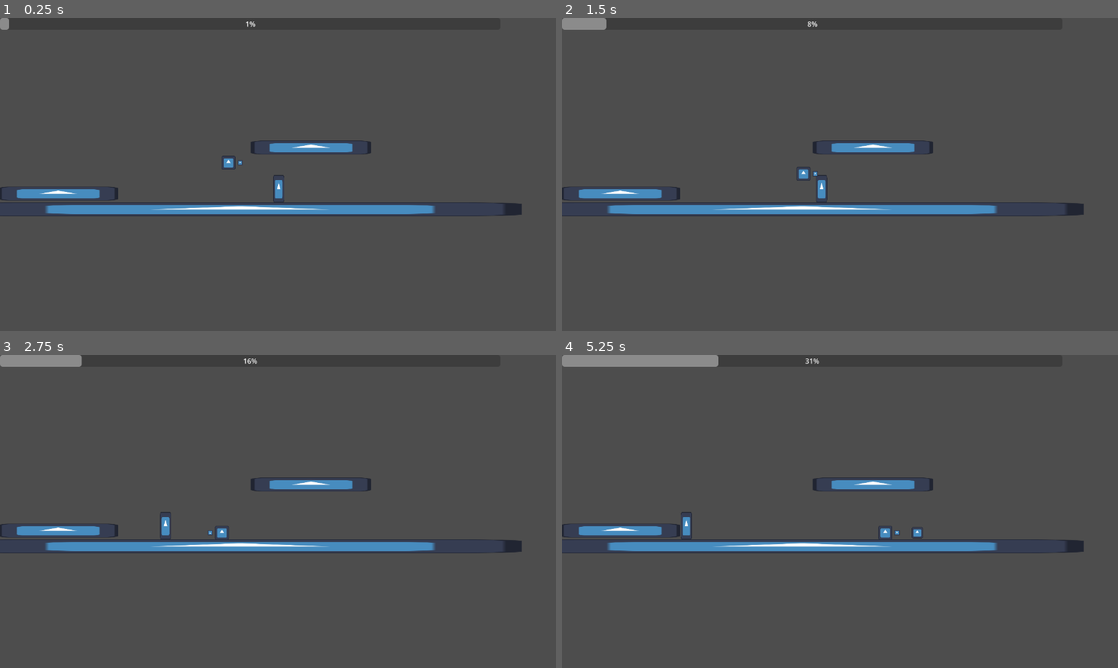
Above: before the commit, frames 1-4 (two rows, left to right).
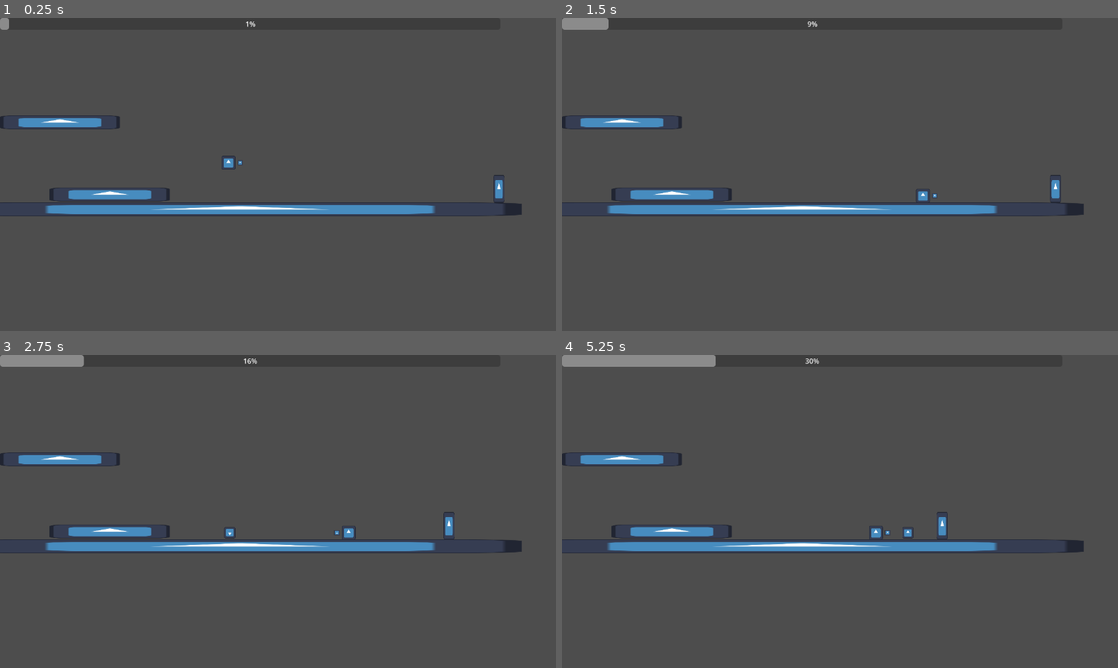
Above: after the commit, the same moments.

Repository: Luke-Parker1/Game-Off-2025
Game: Godot game, scene res://test_scene.tscn
The game is run twice, just before and just after one commit, with the same random seed, the same clock (stepped at 60 frames per second) and the same inputs. The project has no main scene, so this scene is started directly. The engine's default icon, where the game draws it, is replaced by a stand-in: a white triangle on a blue panel in a dark square.
Inputs:
- Up to frame 1 (0.25 s): no input
- Up to frame 2 (1.5 s): hold D (right) from 0.53 s (still down); tap K (sword) at 0.6 s; tap Space (jump) at 0.77 s; tap Shift (dash) at 1.35 s
- Up to frame 3 (2.75 s): tap Space (jump) at 1.52 s; tap K (sword) at 1.55, 2.3 s; release D (right) at 2.03 s; hold A (left) from 2.03 s (still down); tap J (shoot) at 2.1 s
- Up to frame 4 (5.25 s): release A (left) at 2.78 s; hold D (right) 2.78-4.28 s; tap K (sword) at 2.85, 3.6, 4.55 s; tap Space (jump) at 3.02, 3.77, 4.52 s; hold A (left) 4.28-5.03 s; tap Shift (dash) at 4.35 s; hold D (right) from 5.03 s (still down); tap J (shoot) at 5.1 s

The runs differ from the first frame. In frame 1, 2.1% of the frame differs, in the area x 0-91%, y 31-60%; in frame 2, 2.3%, in the area x 0-90%, y 0-60%; in frame 3, 2.3%; in frame 4, 2.3%.

Commit message:
mostly finished code for sword enemy

Diff:
--- a/sword_enemy.gd
+++ b/sword_enemy.gd
@@ -1,12 +1,13 @@
 extends CharacterBody2D
 
 @export var health : float
-@export var knockback_speed : float
+@export var knockback_speed : Vector2
 var knockback : Vector2
 
 @onready var raycast_startpos = $RayCast2D.target_position
 
 var direction := 1.0
+var speed : float
 
 # Whether the raycast should be its default length and size
 var raycast_is_default := true
@@ -21,9 +22,10 @@
 	if (direction > 0 and $FloorDetector.position.x < 0) or (direction < 0 and $FloorDetector.position.x > 0):
 		$FloorDetector.position.x *= -1
 	if ((direction > 0 and $RayCast2D.target_position.x < 0) or (direction < 0 and $RayCast2D.target_position.x  > 0)) and raycast_is_default:
-		print("flip raycast")
+		#print("flip raycast")
 		$RayCast2D.target_position.x  *= -1
 
+	velocity.x = direction * speed
 	velocity += knockback
 	move_and_slide()
 
@@ -42,3 +44,8 @@
 
 func _on_knockback_timer_timeout():
 	knockback = Vector2.ZERO
+
+
+func _on_sword_body_entered(body):
+	if body.is_in_group("Player"):
+		body.hit(global_position)
--- a/sword_enemy.tscn
+++ b/sword_enemy.tscn
@@ -1,10 +1,11 @@
-[gd_scene load_steps=9 format=3 uid="uid://b1tpi2ms12dmx"]
+[gd_scene load_steps=10 format=3 uid="uid://b1tpi2ms12dmx"]
 
 [ext_resource type="Script" uid="uid://cfuo1o74q1j4b" path="res://sword_enemy.gd" id="1_6dv18"]
 [ext_resource type="Texture2D" uid="uid://b2paakn4rmqkv" path="res://icon.svg" id="1_fn28w"]
 [ext_resource type="Script" uid="uid://v4nlkn46p8aj" path="res://state_machine.gd" id="3_e1cvk"]
 [ext_resource type="Script" uid="uid://b1tndal8vtuip" path="res://sword_enemy_default.gd" id="4_7cuhq"]
 [ext_resource type="Script" uid="uid://orxk4u6ibkso" path="res://sword_enemy_chase.gd" id="5_8fe5i"]
+[ext_resource type="Script" uid="uid://bn87wwqajopv4" path="res://sword_enemy_attack.gd" id="6_mpgwj"]
 
 [sub_resource type="RectangleShape2D" id="RectangleShape2D_fn28w"]
 size = Vector2(25.6, 64)
@@ -15,12 +16,12 @@
 [sub_resource type="RectangleShape2D" id="RectangleShape2D_e1cvk"]
 size = Vector2(32, 7)
 
-[node name="SwordEnemy" type="CharacterBody2D"]
+[node name="SwordEnemy" type="CharacterBody2D" groups=["Enemy"]]
 collision_layer = 2
 collision_mask = 2
 script = ExtResource("1_6dv18")
 health = 20.0
-knockback_speed = 250.0
+knockback_speed = Vector2(250, 25)
 
 [node name="Sprite2D" type="Sprite2D" parent="."]
 scale = Vector2(0.2, 0.5)
@@ -39,6 +40,7 @@
 
 [node name="CollisionShape2D" type="CollisionShape2D" parent="Sword"]
 shape = SubResource("RectangleShape2D_6dv18")
+disabled = true
 
 [node name="FloorDetector" type="Area2D" parent="."]
 position = Vector2(31, 34)
@@ -52,7 +54,7 @@
 script = ExtResource("3_e1cvk")
 initial_state = NodePath("Default")
 
-[node name="Default" type="Node" parent="StateMachine" node_paths=PackedStringArray("Enemy") groups=["Enemy"]]
+[node name="Default" type="Node" parent="StateMachine" node_paths=PackedStringArray("Enemy")]
 script = ExtResource("4_7cuhq")
 Enemy = NodePath("../..")
 speed = 50.0
@@ -62,7 +64,18 @@
 script = ExtResource("5_8fe5i")
 speed = 150.0
 Enemy = NodePath("../..")
+min_distance = 53.0
+forget_timer = 2.0
+skid_timer = 0.5
 metadata/_custom_type_script = "uid://orxk4u6ibkso"
+
+[node name="Attack" type="Node" parent="StateMachine" node_paths=PackedStringArray("Enemy")]
+script = ExtResource("6_mpgwj")
+Enemy = NodePath("../..")
+windup_timer = 0.1
+attack_timer = 0.2
+cooldown_timer = 0.2
+metadata/_custom_type_script = "uid://bn87wwqajopv4"
 
 [node name="KnockbackTimer" type="Timer" parent="."]
 wait_time = 0.1
@@ -76,4 +89,5 @@
 one_shot = true
 
 [connection signal="body_entered" from="HitBox" to="." method="_on_hit_box_body_entered"]
+[connection signal="body_entered" from="Sword" to="." method="_on_sword_body_entered"]
 [connection signal="timeout" from="KnockbackTimer" to="." method="_on_knockback_timer_timeout"]
--- /dev/null
+++ b/sword_enemy_attack.gd
@@ -0,0 +1,33 @@
+extends State
+class_name SwordEnemyAttack
+
+@export var Enemy : CharacterBody2D
+
+# Timers for windup, attack, and cooldown
+@export var windup_timer : float
+@export var attack_timer : float
+@export var cooldown_timer : float
+
+var windup_time : float
+var attack_time : float
+var cooldown_time : float
+
+
+func Enter():
+	Enemy.velocity.x = 0
+	Enemy.speed = 0
+	windup_time = windup_timer
+	attack_time = attack_timer
+	cooldown_time = cooldown_timer
+
+func State_Physics_Update(delta: float):
+	if windup_time > 0:
+		windup_time -= delta
+	elif attack_time > 0:
+		Enemy.get_node("Sword/CollisionShape2D").disabled = false
+		attack_time -= delta
+	elif cooldown_time > 0:
+		cooldown_time -= delta
+		Enemy.get_node("Sword/CollisionShape2D").disabled = true
+	else:
+		Transitioned.emit(self, "chase")
--- a/sword_enemy_chase.gd
+++ b/sword_enemy_chase.gd
@@ -9,18 +9,68 @@
 @export var min_distance : float
 var initial_direction
 
+# Amount of time it will take to go back to default if the player is hidden
+@export var forget_timer : float
+var forget_time : float
+
+# If this is true, the player is behind the enemy
+var player_behind_enemy := false
+
+# Time that enemy takes to skid to a stop after the playergoes behind the enemy
+@export var skid_timer : float
+var skid_time : float
+
+# Checks if the chase state should proceed or not.
+# This may be true if the enemy is hit with a bullet and doesn't actually have a line of sight to the player
+var return_to_default := false
+
+
+
 func Enter():
+	return_to_default = false
+	player_behind_enemy = false
+
 	Player = get_tree().get_nodes_in_group("Player")[0]
-	Enemy.velocity = Vector2.ZERO
+	Enemy.velocity.x = 0
 	raycast = Enemy.get_node("RayCast2D")
 	raycast.target_position = Player.global_position - Enemy.global_position
 	Enemy.raycast_is_default = false
-	if (Enemy.direction > 0 and raycast.target_position.x < 0) or (Enemy.direction < 0 and raycast.target_position.x  > 0):
+
+	raycast.force_raycast_update()
+	if raycast.get_collider() != Player:
+		#print("Original Check: ", raycast.get_collider())
+		return_to_default = true
+	elif (Enemy.direction > 0 and raycast.target_position.x < 0) or (Enemy.direction < 0 and raycast.target_position.x  > 0):
 		Enemy.direction  *= -1
 
-func State_Physics_Update(_delta: float):
+	forget_time = forget_timer
+	skid_time = skid_timer
+	Enemy.speed = speed
+
+func State_Physics_Update(delta: float):
+	#if return_to_default:
+		#print(raycast.get_collider())
 	raycast.target_position = Player.global_position - Enemy.global_position
 	#if (Enemy.direction > 0 and raycast.target_position.x < 0) or (Enemy.direction < 0 and raycast.target_position.x  > 0):
 		#Enemy.direction  *= -1
 
-	Enemy.velocity.x = Enemy.direction * speed
+	#Enemy.velocity.x = Enemy.direction * speed
+
+	if raycast.get_collider() != Player:
+		forget_time -= delta
+	else:
+		forget_time = forget_timer
+
+	if (Enemy.direction > 0 and raycast.target_position.x < 0) or (Enemy.direction < 0 and raycast.target_position.x  > 0):
+		player_behind_enemy = true
+
+	if player_behind_enemy:
+		skid_time -= delta
+
+	if return_to_default or forget_time <= 0 or skid_time <= 0:
+		Transitioned.emit(self, "default")
+	elif Enemy.global_position.distance_squared_to(Player.global_position) <= min_distance**2:
+		Transitioned.emit(self, "attack")
+
+func Exit():
+	raycast.target_position = Enemy.raycast_startpos * Enemy.direction
--- a/sword_enemy_default.gd
+++ b/sword_enemy_default.gd
@@ -13,9 +13,10 @@
 		Enemy.direction *= -1
 		Enemy.get_node("FloorDetector").position.x *= -1
 
-	Enemy.velocity.x = Enemy.direction * speed
+	#Enemy.velocity.x = Enemy.direction * speed
+	Enemy.speed = speed
 	if Enemy.get_node("RayCast2D").is_colliding():
 		if Enemy.get_node("RayCast2D").get_collider().is_in_group("Player"):
 			Transitioned.emit(self, "chase")
-	elif !Enemy.knockback.is_equal_approx(Vector2.ZERO):
+	if !Enemy.knockback.is_equal_approx(Vector2.ZERO):
 			Transitioned.emit(self, "chase")
--- a/test_scene.tscn
+++ b/test_scene.tscn
@@ -28,7 +28,7 @@
 shape = SubResource("RectangleShape2D_uhqqe")
 
 [node name="StaticBody2D2" type="StaticBody2D" parent="."]
-position = Vector2(716, 298)
+position = Vector2(138, 240)
 collision_layer = 3
 collision_mask = 3
 
@@ -40,7 +40,7 @@
 shape = SubResource("RectangleShape2D_ia1lp")
 
 [node name="StaticBody2D3" type="StaticBody2D" parent="."]
-position = Vector2(134, 404)
+position = Vector2(253, 406)
 collision_layer = 3
 collision_mask = 3
 
@@ -56,5 +56,5 @@
 
 [node name="ProgressBarLayer" parent="." instance=ExtResource("4_coq8p")]
 
-[node name="SwordEnemy" parent="." groups=["Enemy"] instance=ExtResource("4_2nij2")]
-position = Vector2(630, 375)
+[node name="SwordEnemy" parent="." instance=ExtResource("4_2nij2")]
+position = Vector2(1137, 372)
--- a/walker_enemy.gd
+++ b/walker_enemy.gd
@@ -4,7 +4,7 @@
 
 @export var health : float
 
-@export var knockback_speed : float
+@export var knockback_speed : Vector2
 var knockback : Vector2
 
 var direction := 1.0
@@ -13,7 +13,7 @@
 func _physics_process(delta):
 	if not is_on_floor():
 		velocity += get_gravity() * delta
-	if is_on_wall() or $FloorDetector.get_overlapping_bodies().size() == 0:
+	elif is_on_wall() or $FloorDetector.get_overlapping_bodies().size() == 0:
 		direction *= -1
 		$FloorDetector.position.x *= -1
 
--- a/walker_enemy.tscn
+++ b/walker_enemy.tscn
@@ -18,7 +18,7 @@
 script = ExtResource("1_4gyqm")
 speed = 150.0
 health = 10.0
-knockback_speed = 250.0
+knockback_speed = Vector2(250, 25)
 
 [node name="Sprite2D" type="Sprite2D" parent="."]
 scale = Vector2(0.3, 0.3)
Not shown, added: sword_enemy_attack.gd.uid
